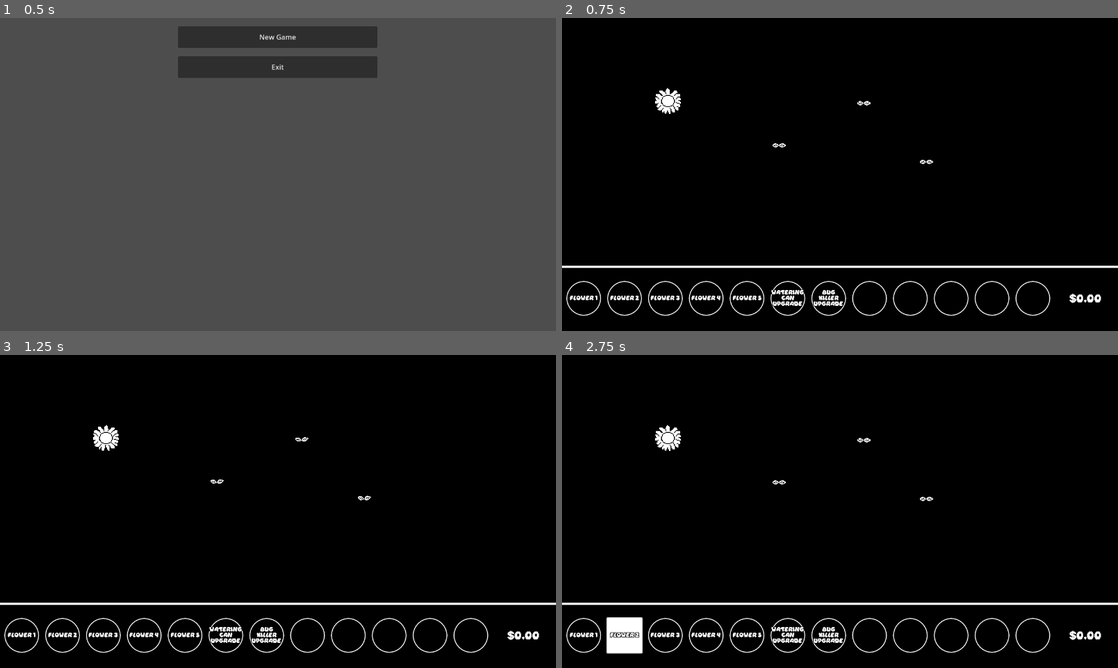
Above: before the commit, frames 1-4 (two rows, left to right).
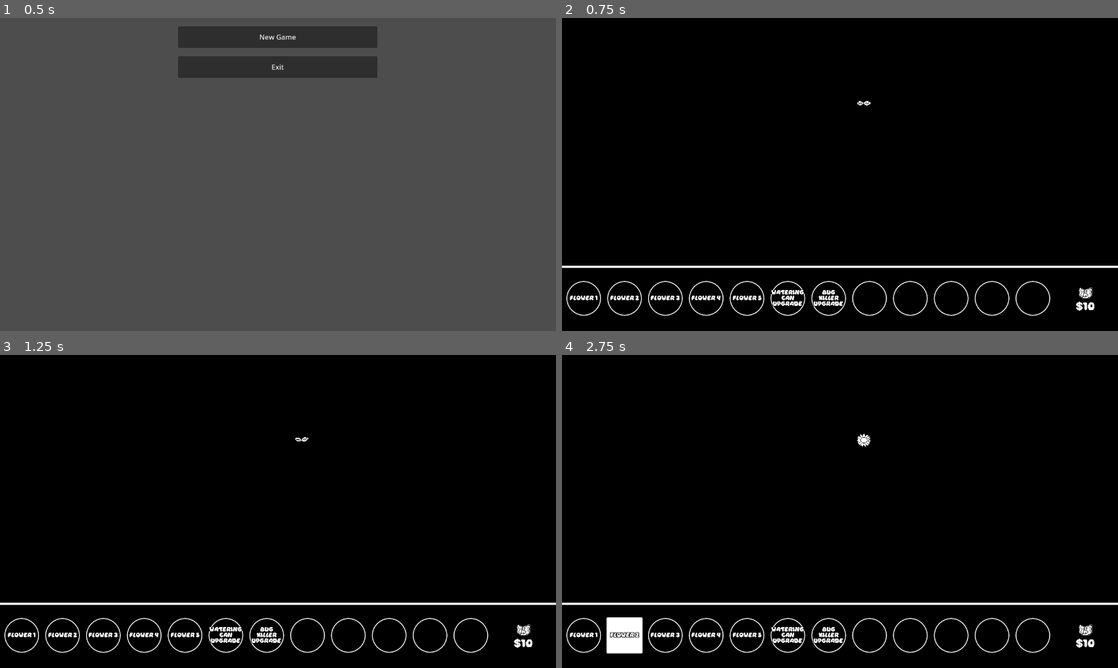
Above: after the commit, the same moments.

Repository: Dargothur/NRG_B1T
Game: Godot game, scene res://Scenes/Levels/main_menu.tscn
Two runs of this game, one before a commit and one after it. Both use one fixed random seed, a clock stepped at 60 frames per second and the inputs below. Sound files missing from this copy of the repository are replaced by a short silence.
Inputs:
- Up to frame 1 (0.5 s): no input
- Up to frame 2 (0.75 s): click "New Game" at 0.5 s
- Up to frame 3 (1.25 s): no input
- Up to frame 4 (2.75 s): click "Flower 1" at 1.25 s; click "Flower 2" at 2 s

Frame 1 is identical in both runs. In frame 2, 0.5% of the frame differs, in the area x 16-97%, y 22-94%; in frame 3, 0.5%; in frame 4, 0.6%.

Commit message:
Added spawning coins around flowers

Diff:
--- a/Assets/Objects/coin.tscn
+++ b/Assets/Objects/coin.tscn
@@ -4,11 +4,14 @@
 [ext_resource type="SpriteFrames" uid="uid://do0mrq4y0k24b" path="res://Assets/SpriteFrames/sprite_frames_3-cent.tres" id="2_nyhc2"]
 [ext_resource type="AudioStream" uid="uid://bimwldcwvsvke" path="res://Assets/Sound Effects/retro-coin-4-236671.mp3" id="3_nyhc2"]
 
-[sub_resource type="CircleShape2D" id="CircleShape2D_06pid"]
+[sub_resource type="CircleShape2D" id="CircleShape2D_ohyys"]
 radius = 16.0
 
-[node name="Coin" type="Area2D"]
+[node name="Area2D" type="Area2D"]
 script = ExtResource("1_2llng")
+
+[node name="CollisionShape2D" type="CollisionShape2D" parent="."]
+shape = SubResource("CircleShape2D_ohyys")
 
 [node name="Coin Animation" type="AnimatedSprite2D" parent="."]
 texture_filter = 1
@@ -16,12 +19,8 @@
 autoplay = "default"
 frame_progress = 0.467447
 
-[node name="CollisionShape2D" type="CollisionShape2D" parent="."]
-shape = SubResource("CircleShape2D_06pid")
-
 [node name="AudioStreamPlayer2D" type="AudioStreamPlayer2D" parent="."]
 stream = ExtResource("3_nyhc2")
 bus = &"Sound Effects"
 
 [connection signal="input_event" from="." to="." method="_on_input_event"]
-[connection signal="finished" from="AudioStreamPlayer2D" to="." method="_on_audio_stream_player_2d_finished"]
--- /dev/null
+++ b/Assets/Objects/daisy.tscn
@@ -0,0 +1,26 @@
+[gd_scene load_steps=4 format=3 uid="uid://dr6li6bitr503"]
+
+[ext_resource type="Script" uid="uid://dbxf4qubfimfn" path="res://Assets/Scripts/daisy.gd" id="1_gy3ac"]
+[ext_resource type="SpriteFrames" uid="uid://c5okwluexhy7o" path="res://Assets/SpriteFrames/sprite_frames_sprout.tres" id="2_ku71v"]
+
+[sub_resource type="CircleShape2D" id="CircleShape2D_06pid"]
+
+[node name="Daisy" type="Area2D"]
+script = ExtResource("1_gy3ac")
+
+[node name="Daisy Animation" type="AnimatedSprite2D" parent="."]
+texture_filter = 1
+sprite_frames = ExtResource("2_ku71v")
+autoplay = "default"
+frame_progress = 0.486583
+metadata/_edit_lock_ = true
+
+[node name="CollisionShape2D" type="CollisionShape2D" parent="."]
+shape = SubResource("CircleShape2D_06pid")
+metadata/_edit_lock_ = true
+
+[node name="Timer" type="Timer" parent="."]
+wait_time = 2.0
+autostart = true
+
+[connection signal="timeout" from="Timer" to="." method="_on_timer_timeout"]
--- a/Assets/Scripts/3-cent-coin.gd
+++ b/Assets/Scripts/3-cent-coin.gd
@@ -4,6 +4,8 @@
 var t = 0.0
 var clicked = false
 var trigger_sound = false
+var speed = 200
+var drop_spot = Vector2(0,0)
 
 func _ready():
 	pass
@@ -24,7 +26,9 @@
 			t += delta * 0.4
 		else:
 			trigger_sound = true
-		$".".global_position = starting_position.lerp(Vector2(1200, 570), t)
+		$".".global_position = starting_position.lerp(GameMaster.player_label_position, t)
+	else:
+		global_position = global_position.move_toward(drop_spot, speed * delta)
 
 	if(trigger_sound):
 		clicked = false
@@ -33,3 +37,6 @@
 		self.visible = false
 		$CollisionShape2D.disabled = true
 		trigger_sound = false
+
+func set_drop_spot(drop_spot_target):
+	drop_spot = drop_spot_target
--- a/Assets/Scripts/daisy.gd
+++ b/Assets/Scripts/daisy.gd
@@ -4,6 +4,8 @@
 	SPROUT = 0,
 	FLOWER
 }
+
+var flip = [-1,1]
 
 var currentStage = GrowthStage.SPROUT
 
@@ -17,3 +19,7 @@
 	elif(currentStage == GrowthStage.FLOWER):
 		var new_coin = coin_scene.instantiate()
 		add_child(new_coin)
+		var angle = randf_range(-6.28, 6.28)
+		var x = cos(angle) * 50.0
+		var y = sin(angle) * 50.0
+		new_coin.set_drop_spot(Vector2(global_position.x + x,global_position.y + y))
--- a/Assets/Scripts/game_level.gd
+++ b/Assets/Scripts/game_level.gd
@@ -4,7 +4,7 @@
 var money_label = $VBoxContainer/PlayerCurrencyLabel
 
 func _ready():
-	pass
+	GameMaster.player_label_position = money_label.global_position + Vector2(75,75)
 
 func _process(delta):
-	money_label.text = "$%.2f" % [GameMaster.player_currency]
+	money_label.text = "$%d" % [GameMaster.player_currency]
--- a/Assets/Scripts/game_master.gd
+++ b/Assets/Scripts/game_master.gd
@@ -1,3 +1,4 @@
 extends Node
 
-var player_currency = 0
+var player_currency = 10
+var player_label_position = null
--- a/Scenes/Levels/game_level.tscn
+++ b/Scenes/Levels/game_level.tscn
@@ -1,18 +1,15 @@
-[gd_scene load_steps=8 format=3 uid="uid://b12gq7t7al4t8"]
+[gd_scene load_steps=6 format=3 uid="uid://b12gq7t7al4t8"]
 
 [ext_resource type="Script" uid="uid://vbmevspf4ide" path="res://Assets/Scripts/game_level.gd" id="1_0rvva"]
 [ext_resource type="Theme" uid="uid://dh30geagbyidw" path="res://Assets/Themes/theme_game_ui.tres" id="2_0rvva"]
-[ext_resource type="SpriteFrames" uid="uid://bm5wtpdv0l4a3" path="res://Assets/SpriteFrames/sprite_frames_daisy.tres" id="3_a8d8m"]
-[ext_resource type="Script" uid="uid://dbxf4qubfimfn" path="res://Assets/Scripts/daisy.gd" id="5_a8d8m"]
-[ext_resource type="SpriteFrames" uid="uid://c5okwluexhy7o" path="res://Assets/SpriteFrames/sprite_frames_sprout.tres" id="6_k18i5"]
+[ext_resource type="Texture2D" uid="uid://8wo20jbalqux" path="res://Assets/Images/Currency/Dollar/Dollar.png" id="3_0rvva"]
+[ext_resource type="PackedScene" uid="uid://dr6li6bitr503" path="res://Assets/Objects/daisy.tscn" id="3_l5bq5"]
 
 [sub_resource type="StyleBoxFlat" id="StyleBoxFlat_k18i5"]
 bg_color = Color(0, 0, 0, 1)
 border_width_top = 5
 border_color = Color(1, 1, 1, 1)
 
-[sub_resource type="CircleShape2D" id="CircleShape2D_06pid"]
-
 [node name="game_level" type="Node2D"]
 script = ExtResource("1_0rvva")
 
@@ -188,19 +185,17 @@
 theme = ExtResource("2_0rvva")
 alignment = 1
 
+[node name="TextureRect" type="TextureRect" parent="VBoxContainer"]
+layout_mode = 2
+size_flags_horizontal = 4
+size_flags_vertical = 4
+texture = ExtResource("3_0rvva")
+
 [node name="PlayerCurrencyLabel" type="Label" parent="VBoxContainer"]
 layout_mode = 2
 text = "$100"
 horizontal_alignment = 1
 vertical_alignment = 1
-
-[node name="AnimatedSprite2D3" type="AnimatedSprite2D" parent="."]
-texture_filter = 1
-position = Vector2(244, 191)
-scale = Vector2(2, 2)
-sprite_frames = ExtResource("3_a8d8m")
-autoplay = "default"
-frame_progress = 0.949758
 
 [node name="Panel" type="Panel" parent="."]
 z_index = -5
@@ -219,63 +214,5 @@
 color = Color(0, 0, 0, 1)
 metadata/_edit_lock_ = true
 
-[node name="Daisy2" type="Area2D" parent="."]
-position = Vector2(500, 293)
-script = ExtResource("5_a8d8m")
-
-[node name="Daisy Animation" type="AnimatedSprite2D" parent="Daisy2"]
-texture_filter = 1
-sprite_frames = ExtResource("6_k18i5")
-autoplay = "default"
-frame_progress = 0.441842
-metadata/_edit_lock_ = true
-
-[node name="CollisionShape2D" type="CollisionShape2D" parent="Daisy2"]
-shape = SubResource("CircleShape2D_06pid")
-metadata/_edit_lock_ = true
-
-[node name="Timer" type="Timer" parent="Daisy2"]
-wait_time = 20.0
-autostart = true
-
-[node name="Daisy3" type="Area2D" parent="."]
-position = Vector2(839, 331)
-script = ExtResource("5_a8d8m")
-
-[node name="Daisy Animation" type="AnimatedSprite2D" parent="Daisy3"]
-texture_filter = 1
-sprite_frames = ExtResource("6_k18i5")
-autoplay = "default"
-frame_progress = 0.582042
-metadata/_edit_lock_ = true
-
-[node name="CollisionShape2D" type="CollisionShape2D" parent="Daisy3"]
-shape = SubResource("CircleShape2D_06pid")
-metadata/_edit_lock_ = true
-
-[node name="Timer" type="Timer" parent="Daisy3"]
-wait_time = 20.0
-autostart = true
-
-[node name="Daisy" type="Area2D" parent="."]
+[node name="Daisy" parent="." instance=ExtResource("3_l5bq5")]
 position = Vector2(695, 196)
-script = ExtResource("5_a8d8m")
-
-[node name="Daisy Animation" type="AnimatedSprite2D" parent="Daisy"]
-texture_filter = 1
-sprite_frames = ExtResource("6_k18i5")
-autoplay = "default"
-frame_progress = 0.486583
-metadata/_edit_lock_ = true
-
-[node name="CollisionShape2D" type="CollisionShape2D" parent="Daisy"]
-shape = SubResource("CircleShape2D_06pid")
-metadata/_edit_lock_ = true
-
-[node name="Timer" type="Timer" parent="Daisy"]
-wait_time = 20.0
-autostart = true
-
-[connection signal="timeout" from="Daisy2/Timer" to="Daisy2" method="_on_timer_timeout"]
-[connection signal="timeout" from="Daisy3/Timer" to="Daisy3" method="_on_timer_timeout"]
-[connection signal="timeout" from="Daisy/Timer" to="Daisy" method="_on_timer_timeout"]
Not shown, added: Assets/Objects/daisy.tscn11427220669.tmp
